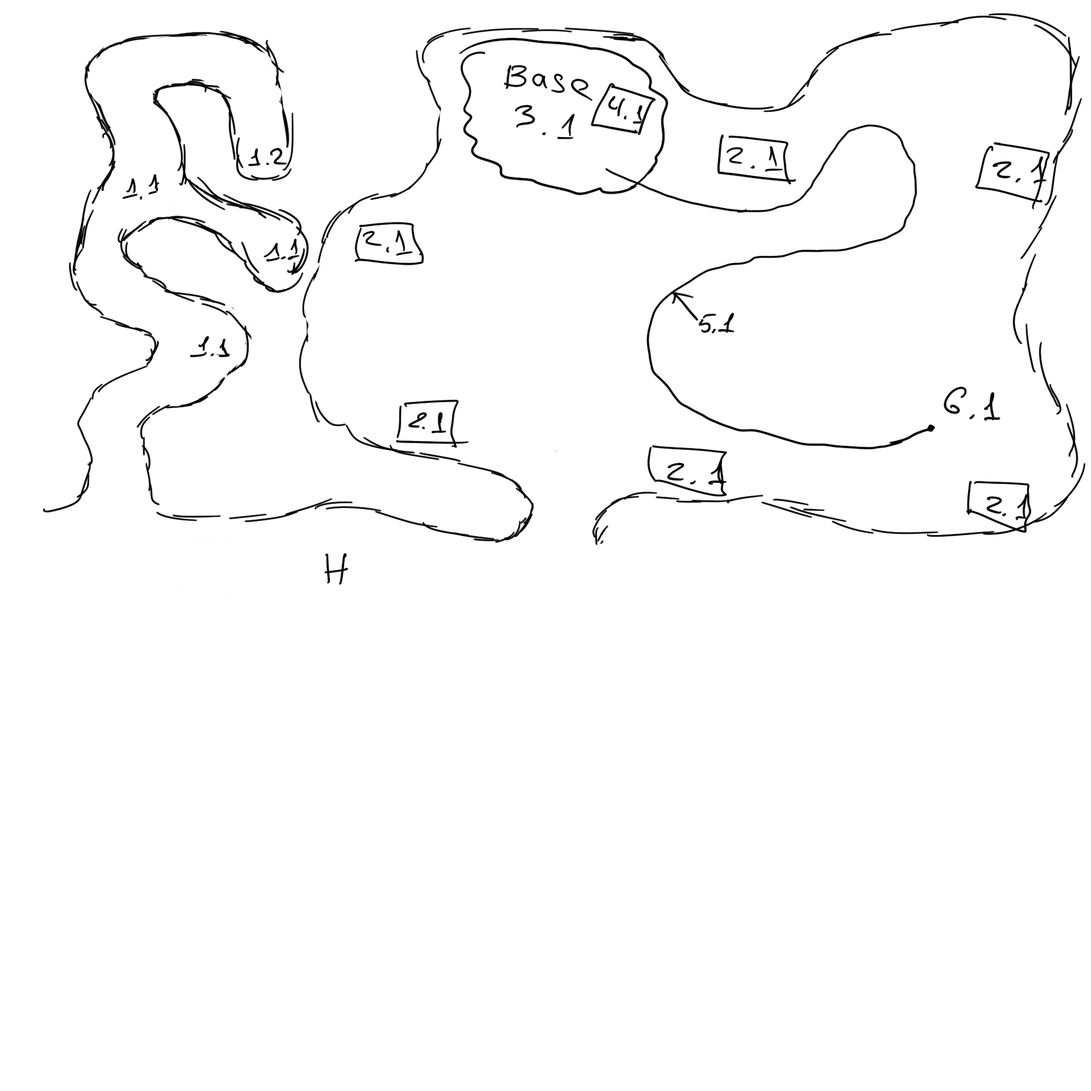
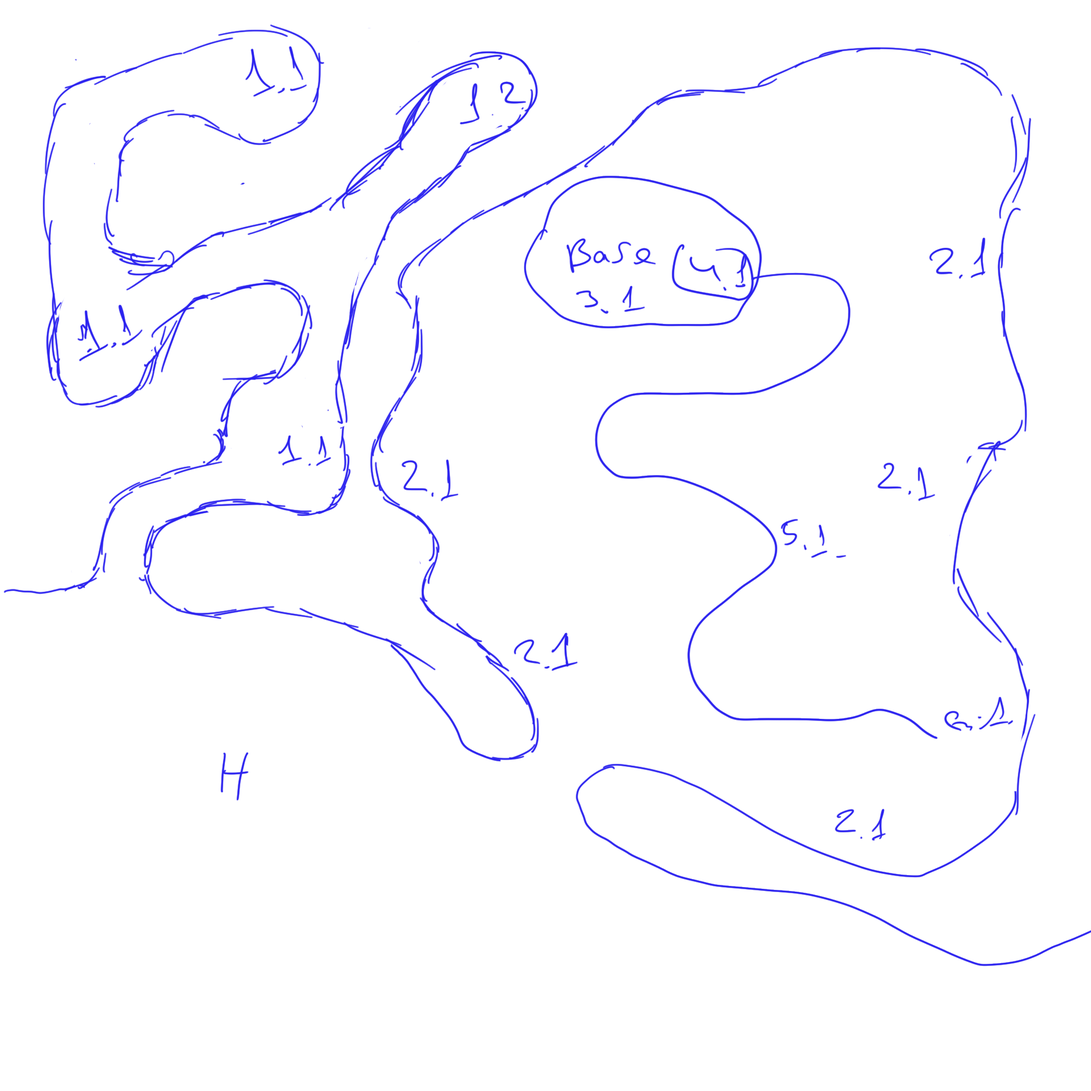
Revision of a layered 1091x1091 image; what changed, layer by layer:
renamed "Layer 3" to "Layer 4", painted on it over [3, 13, 1091, 967]
